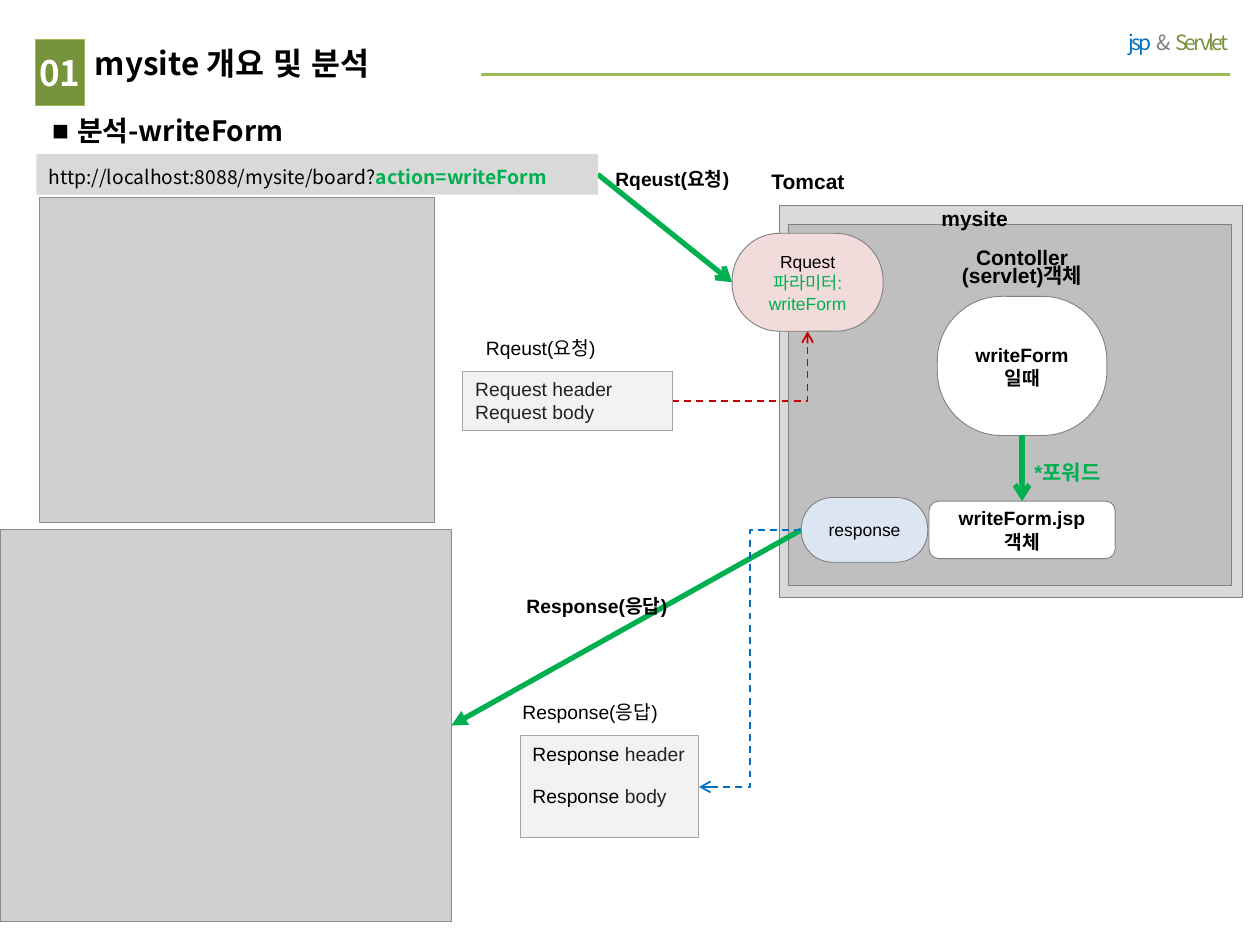
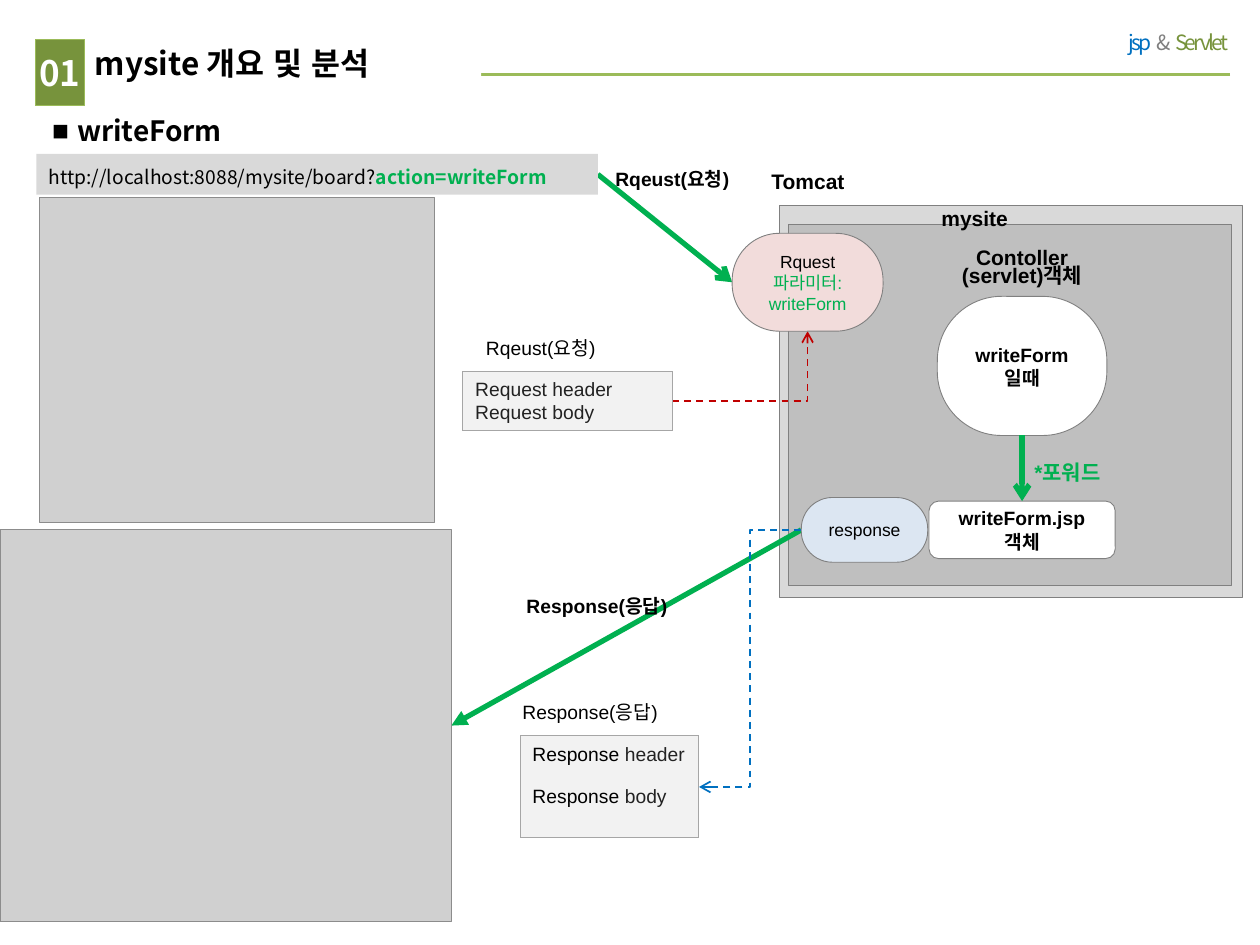
Before and after one commit to wonho951/mysite, a slide deck: slide 3 of mysite 그림.pptx. Drawn at 1260x945 pixels with LibreOffice and Linux fonts; fonts in the diff are those of the drawing; grey boxes stand for pictures. Boxes give left, top, right and bottom in pixels: in the first picture for what was removed or moved away, otherwise in the second. Text is boxed around its words. In the diff, an @@ line names an element or a change of style, - is before the commit and + after.

```diff
--- a/mysite 그림.pptx
+++ b/mysite 그림.pptx
@@ text at box(77, 118, 222, 142): text changed @@
-■ 분석-writeForm
+■ writeForm
```
Also in this commit, not shown: 3 other slides changed.
